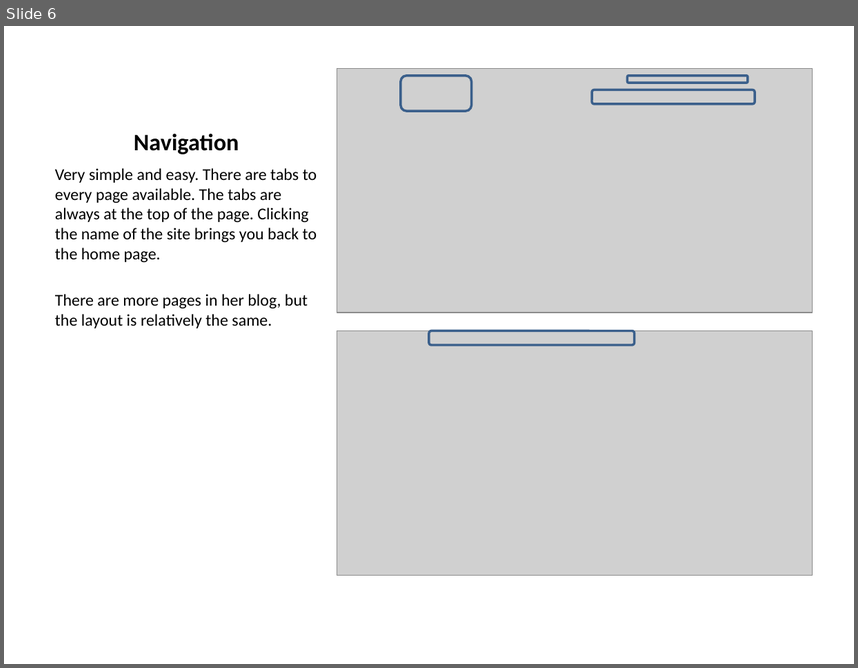
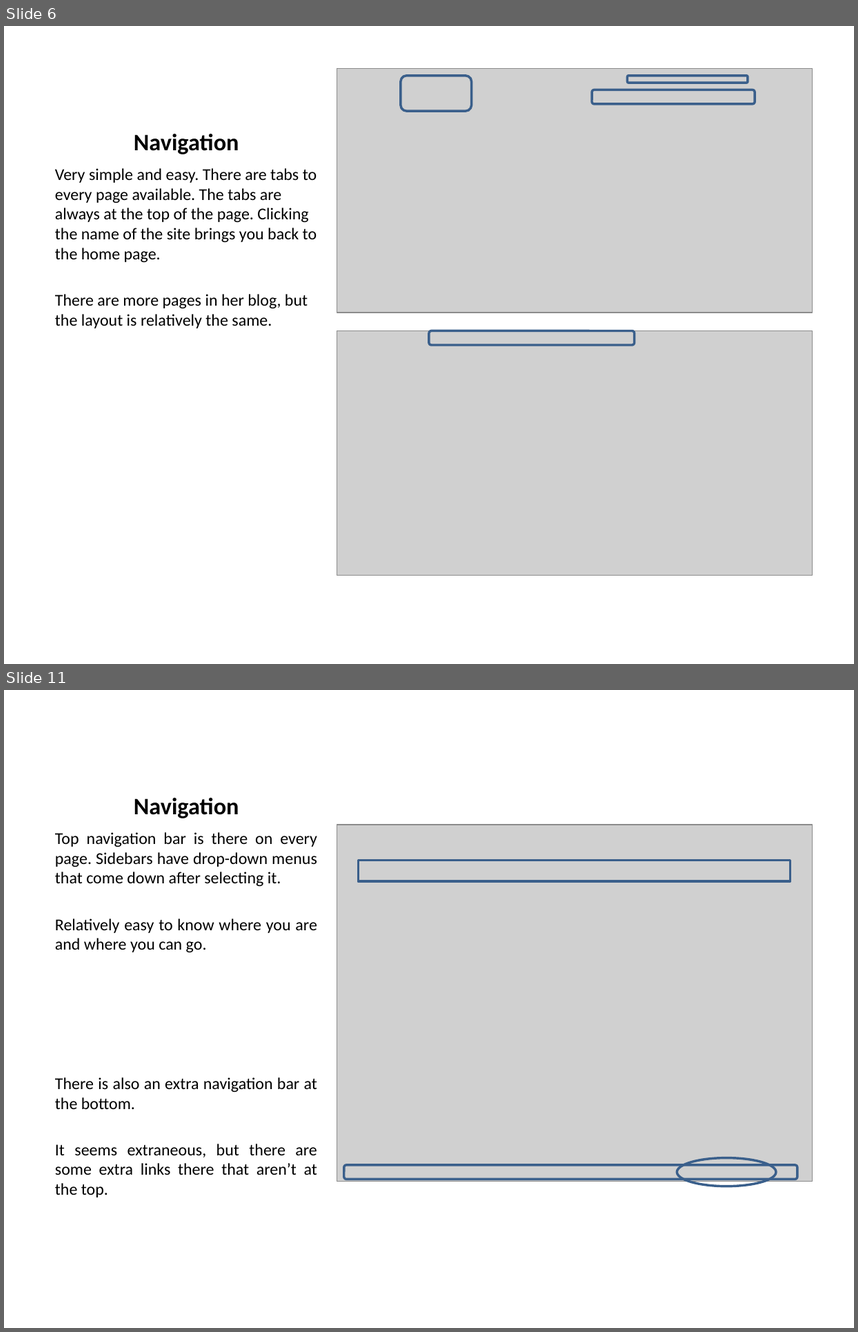
Before and after one commit to pku/portfolio_competitive_analysis, a slide deck: CompetitiveAnalysisPortfolios.pptx. Shown one above the other, each under a label of ours: slide 6 before the commit, slides 6 and 11 after it; the slides between them are not shown. The pictures are 858x668 and 858x1332 pixels, drawn with LibreOffice and Linux fonts; fonts in the diff are those of the drawing; grey boxes stand for pictures. Boxes give left, top, right and bottom in pixels: in the first picture for what was removed or moved away, otherwise in the second. Text is boxed around its words. In the diff, an @@ line names an element or a change of style, - is before the commit and + after.

```diff
--- a/CompetitiveAnalysisPortfolios.pptx
+++ b/CompetitiveAnalysisPortfolios.pptx
@@ slide 11 added at <box>4,690,854,1328</box>, background #FFFFFF @@
@@ title added at <box>134,798,239,818</box>, 20 pt, text #000000, bold @@
+Navigation
@@ text added at <box>55,832,317,1197</box>, 14 pt, text #000000 @@
+Top navigation bar is there on every page. Sidebars have drop-down menus that come down after selecting it.
+Relatively easy to know where you are and where you can go.
+There is also an extra navigation bar at the bottom.
+It seems extraneous, but there are some extra links there that aren’t at the top.
@@ picture added at <box>337,825,813,1181</box> @@
@@ rectangle added at <box>359,860,791,881</box>, outline #3A5F8C 2 pt @@
@@ rounded rectangle added at <box>344,1164,797,1179</box>, outline #3A5F8C 2 pt @@
@@ ellipse added at <box>677,1158,777,1185</box>, outline #3A5F8C 2 pt @@
```
Also in this commit, not shown: 9 other slides added.
